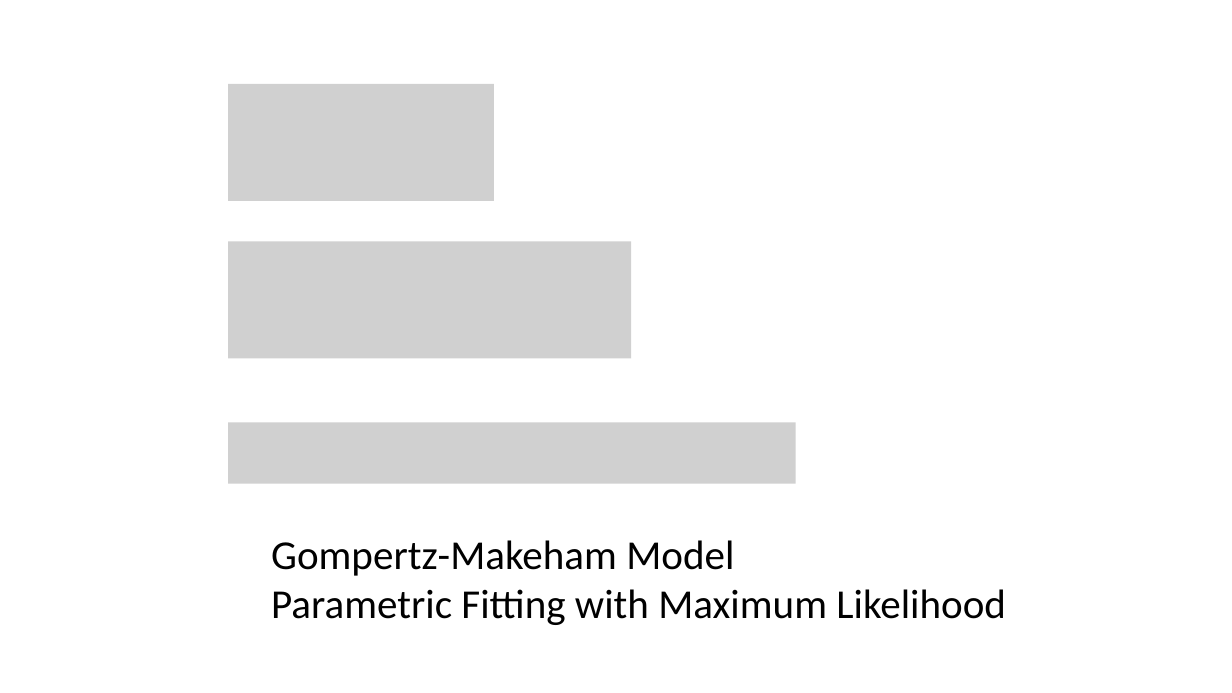
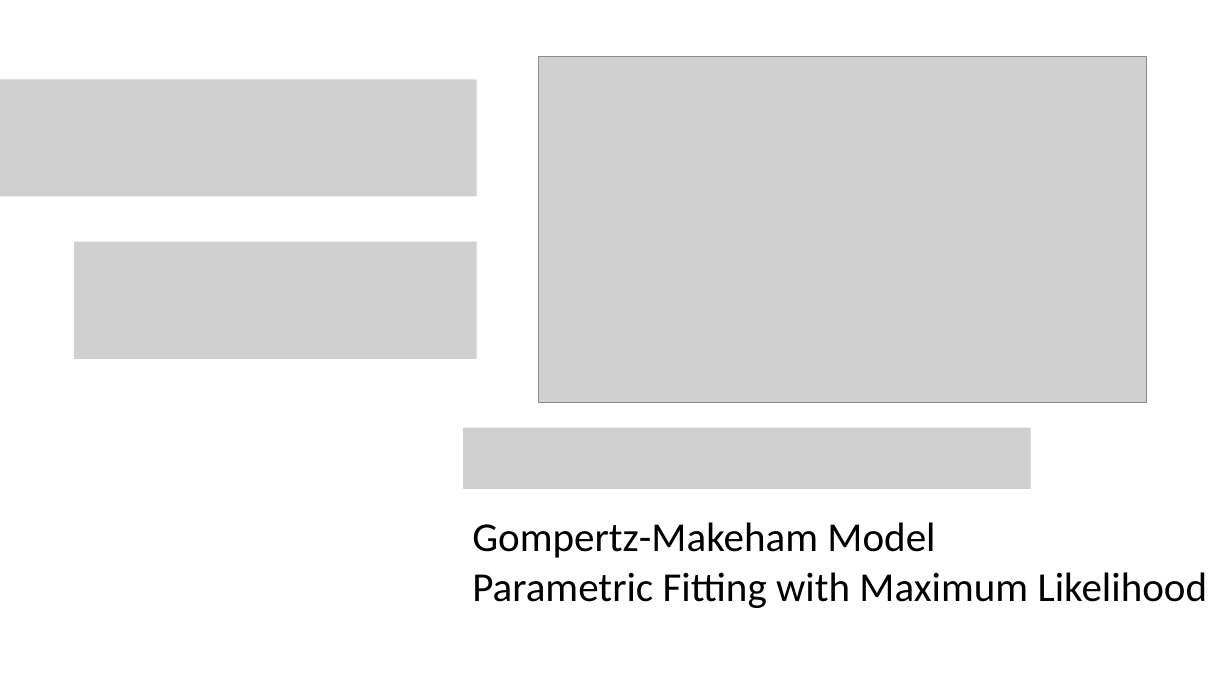
Before and after one commit to WenSu221/Gompertz_Decomp, a slide deck: slide 3 of What Changes in Life expectancy reveals about US.pptx. Drawn at 1232x693 pixels with LibreOffice and Linux fonts; fonts in the diff are those of the drawing; grey boxes stand for pictures. Boxes give left, top, right and bottom in pixels: in the first picture for what was removed or moved away, otherwise in the second. Text is boxed around its words. In the diff, an @@ line names an element or a change of style, - is before the commit and + after.

```diff
--- a/What Changes in Life expectancy reveals about US.pptx
+++ b/What Changes in Life expectancy reveals about US.pptx
@@ rectangle removed at <box>495,38,749,223</box> @@
@@ picture added at <box>539,56,1147,402</box> @@
@@ picture: place and size @@
-picture at <box>228,84,731,201</box>
+picture at <box>0,79,477,197</box>
@@ picture: place and size @@
-picture at <box>228,241,631,359</box>
+picture at <box>74,242,477,360</box>
@@ picture: place and size @@
-picture at <box>228,422,796,483</box>
+picture at <box>463,428,1031,489</box>
@@ text "Gompertz-Makeham Model": place and size @@
-text "Gompertz-Makeham Model" at <box>271,540,1006,625</box>
+text "Gompertz-Makeham Model" at <box>472,522,1208,608</box>
```
Also in this commit, not shown: 2 other slides changed, 1 other file.
